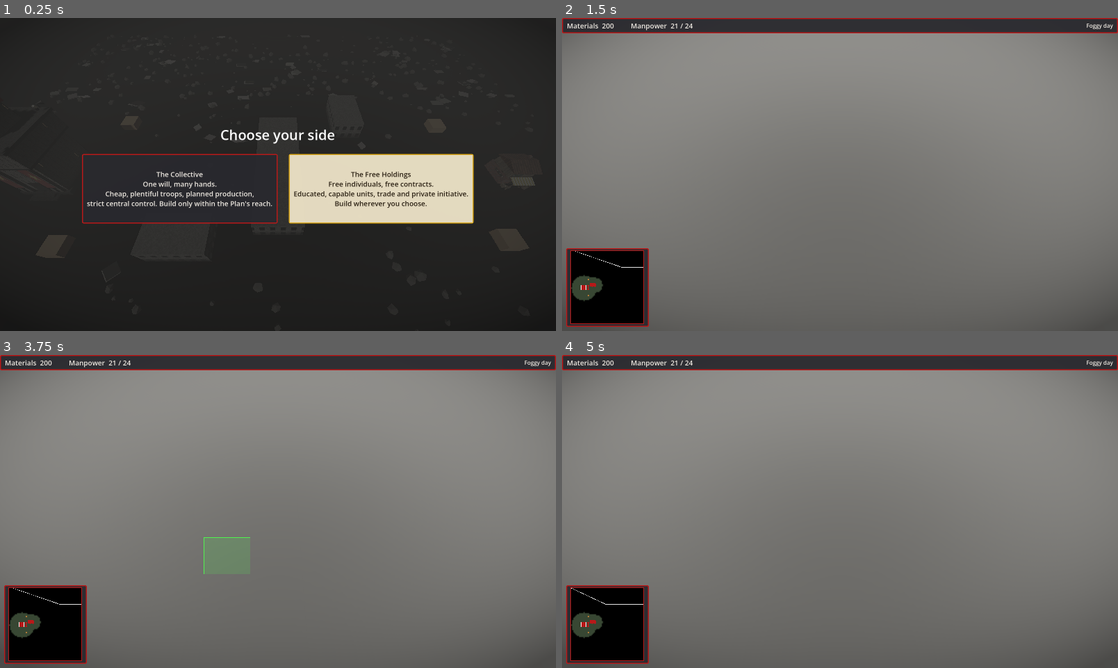
Above: before the commit, frames 1-4 (two rows, left to right).
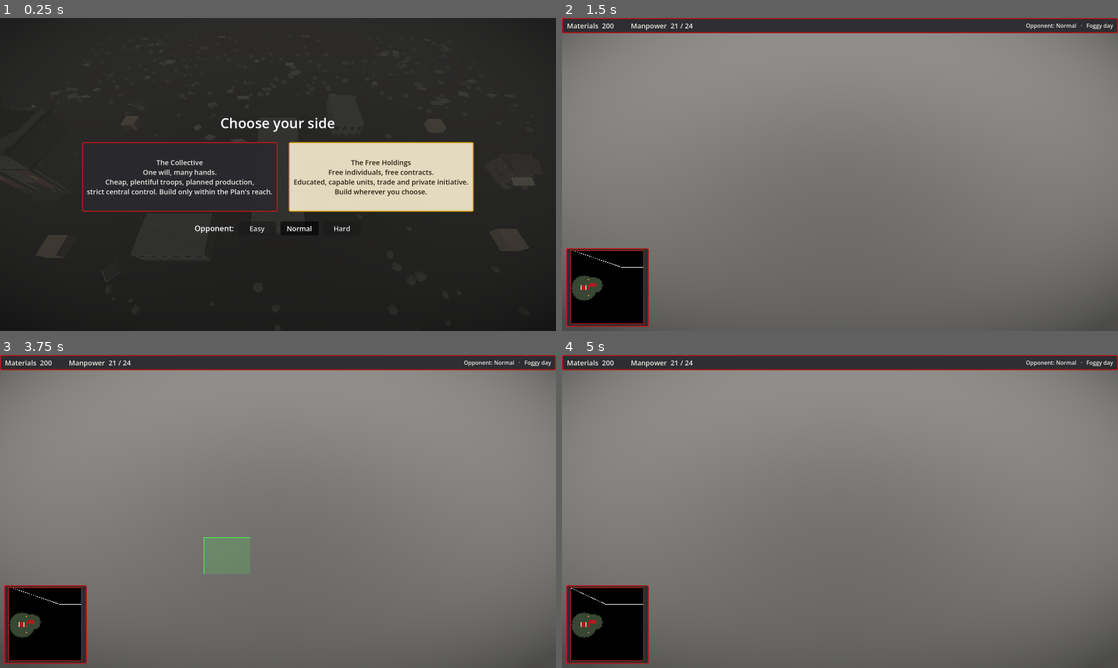
Above: after the commit, the same moments.

Repository: zhqgitc/rtsGameSpike
Game: Godot game, scene res://scenes/main.tscn
Same seed, same stepped clock (60 frames per second), same inputs: the game is played once before the commit and once after it.
Inputs (mouse positions are in pixels of both pictures, inside the frame that each line leads up to):
- Up to frame 1 (0.25 s): no input
- Up to frame 2 (1.5 s): click "The Collective One will, many…" at 0.5 s; tap Enter at 1.25 s; drag from (606, 287) to (895, 105) at 1.27 s
- Up to frame 3 (3.75 s): tap Space at 2 s; drag from (166, 527) to (250, 574) at 2.02 s; move the mouse to (333, 442) at 2.77 s; hold D 2.78-3.5 s; tap 1 at 2.85 s; tap Enter at 3.5 s; drag from (250, 574) to (111, 464) at 3.52 s
- Up to frame 4 (5 s): move the mouse to (1006, 558) at 4.27 s; hold A from 4.28 s (still down); tap 1 at 4.35 s

The runs differ from the first frame. In frame 1, 6.8% of the frame differs, in the area x 14-86%, y 31-70%; in frame 2, less than 0.1%; in frame 3, less than 0.1%; in frame 4, less than 0.1%.

Commit message:
M7c: AI attack waves, defence, personalities and difficulty
AIController now manages its army: it defends when armed player units approach its HQ, gathers units and launches attack-move waves at times and sizes from its AIPlan scaled by difficulty, keeps a home guard, retargets when a wave stalls, and recalls a failing wave if the plan says so. Collectivists send one all-in mass at the HQ and never recall; Libertarians send small raids at the player's workers with a home guard. AIDifficulty (Easy/Normal/Hard) scales first wave time, wave size, interval and income (Hard +40%). Difficulty is chosen on the start screen and shown in the top bar. Economy gains a per-faction income factor.

Co-Authored-By: Claude Sonnet 5.5 <noreply@anthropic.com>

Diff:
--- a/data/ai/collectivists_plan.tres
+++ b/data/ai/collectivists_plan.tres
@@ -19,3 +19,10 @@
 army = Array[ExtResource("2")]([ExtResource("5")])
 use_plan_batches = true
 max_queued_per_building = 2
+first_wave_time = 200.0
+wave_interval = 100.0
+wave_size = 26
+home_guard = 0
+raid_target = &"hq"
+recall_below = 0.0
+send_all = true
--- /dev/null
+++ b/data/ai/difficulty_easy.tres
@@ -0,0 +1,12 @@
+[gd_resource type="Resource" script_class="AIDifficulty" load_steps=2 format=3]
+
+[ext_resource type="Script" path="res://scripts/ai/ai_difficulty.gd" id="1"]
+
+[resource]
+script = ExtResource("1")
+id = &"easy"
+display_name = "Easy"
+first_wave_factor = 1.6
+wave_size_factor = 0.7
+interval_factor = 1.5
+income_factor = 1.0
--- /dev/null
+++ b/data/ai/difficulty_hard.tres
@@ -0,0 +1,12 @@
+[gd_resource type="Resource" script_class="AIDifficulty" load_steps=2 format=3]
+
+[ext_resource type="Script" path="res://scripts/ai/ai_difficulty.gd" id="1"]
+
+[resource]
+script = ExtResource("1")
+id = &"hard"
+display_name = "Hard"
+first_wave_factor = 0.7
+wave_size_factor = 1.3
+interval_factor = 0.75
+income_factor = 1.4
--- /dev/null
+++ b/data/ai/difficulty_normal.tres
@@ -0,0 +1,12 @@
+[gd_resource type="Resource" script_class="AIDifficulty" load_steps=2 format=3]
+
+[ext_resource type="Script" path="res://scripts/ai/ai_difficulty.gd" id="1"]
+
+[resource]
+script = ExtResource("1")
+id = &"normal"
+display_name = "Normal"
+first_wave_factor = 1.0
+wave_size_factor = 1.0
+interval_factor = 1.0
+income_factor = 1.0
--- a/data/ai/libertarians_plan.tres
+++ b/data/ai/libertarians_plan.tres
@@ -19,3 +19,10 @@
 army = Array[ExtResource("2")]([ExtResource("5"), ExtResource("6")])
 use_plan_batches = false
 max_queued_per_building = 2
+first_wave_time = 150.0
+wave_interval = 55.0
+wave_size = 6
+home_guard = 2
+raid_target = &"workers"
+recall_below = 0.4
+send_all = false
--- a/scripts/ai/ai_controller.gd
+++ b/scripts/ai/ai_controller.gd
@@ -16,8 +16,18 @@
 ## Spots near an abandoned site are not tried again within this distance.
 const BAD_SPOT_RADIUS := 5.0
 
+## Own units within this distance of the AI's HQ draw its idle army to defend.
+const DEFEND_RADIUS := 28.0
+
 var faction: StringName = &""
 var plan: AIPlan
+var difficulty: AIDifficulty
+var waves_launched: int = 0
+
+var _elapsed: float = 0.0
+var _next_wave_at: float = 0.0
+var _wave_units: Array[Unit] = []
+var _wave_launch_size: int = 0
 
 var _since_think: float = 0.0
 ## True while the AI is waiting to afford its next building, so it does not
@@ -41,11 +51,15 @@
 func _on_player_chose(player_faction: StringName) -> void:
 	faction = &"libertarians" if player_faction == &"collectivists" else &"collectivists"
 	plan = load("res://data/ai/%s_plan.tres" % faction) as AIPlan
+	difficulty = load("res://data/ai/difficulty_%s.tres" % _session.difficulty) as AIDifficulty
+	_economy.set_income_factor(faction, difficulty.income_factor)
+	_next_wave_at = plan.first_wave_time * difficulty.first_wave_factor
 
 
 func _physics_process(delta: float) -> void:
 	if plan == null or _rules.ended:
 		return
+	_elapsed += delta
 	_since_think += delta
 	if _since_think < THINK_INTERVAL:
 		return
@@ -53,11 +67,12 @@
 	_manage_workers()
 	_manage_construction()
 	_manage_production()
+	_manage_army()
 
 
 ## One line describing what the AI has, for tests and debugging.
 func status() -> String:
-	return "workers=%d army=%d buildings=%s saving=%s" % [_workers().size(), _army_count(), _building_summary(), _saving]
+	return "workers=%d army=%d waves=%d in_wave=%d buildings=%d saving=%s" % [_workers().size(), _army_count(), waves_launched, _wave_units.size(), _own_buildings().size(), _saving]
 
 
 # --- Workers ----------------------------------------------------------------
@@ -243,6 +258,133 @@
 		return ## The best available unit is not affordable yet: wait for it.
 
 
+# --- Army -------------------------------------------------------------------
+
+## Defend when threatened, otherwise gather an army and send it out in waves.
+func _manage_army() -> void:
+	var hq := _hq()
+	if hq == null:
+		return
+	_prune_wave()
+	var threat := _nearest_enemy_unit(hq.global_position, DEFEND_RADIUS)
+	if threat != null:
+		_defend(threat)
+	if not _wave_units.is_empty():
+		_continue_wave(hq)
+	elif _elapsed >= _next_wave_at:
+		_launch_wave(hq)
+
+
+func _prune_wave() -> void:
+	var alive: Array[Unit] = []
+	for unit in _wave_units:
+		if is_instance_valid(unit) and not unit.is_dead():
+			alive.append(unit)
+	_wave_units = alive
+
+
+## Idle units come out to meet whoever approaches the base.
+func _defend(threat: Unit) -> void:
+	var defenders: Array[Unit] = []
+	for unit in _army_units():
+		if unit.state == Unit.State.IDLE and not _wave_units.has(unit):
+			defenders.append(unit)
+	if not defenders.is_empty():
+		Orders.move_group(defenders, threat.global_position, true)
+
+
+func _launch_wave(hq: Building) -> void:
+	var army := _army_units()
+	# The units nearest the HQ stay behind as the home guard.
+	army.sort_custom(func(a: Unit, b: Unit) -> bool:
+		return a.global_position.distance_squared_to(hq.global_position) < b.global_position.distance_squared_to(hq.global_position))
+	var guard := mini(plan.home_guard, army.size())
+	var needed := ceili(plan.wave_size * difficulty.wave_size_factor)
+	if army.size() - guard < needed:
+		return
+	var target: Variant = _pick_target(hq)
+	if target == null:
+		return
+	_wave_units.clear()
+	var last := army.size() if plan.send_all else guard + needed
+	for i in range(guard, last):
+		_wave_units.append(army[i])
+	_wave_launch_size = _wave_units.size()
+	waves_launched += 1
+	_next_wave_at = _elapsed + plan.wave_interval * difficulty.interval_factor
+	Orders.move_group(_wave_units, target, true)
+
+
+func _continue_wave(hq: Building) -> void:
+	# A losing wave is called back if the plan says so (the Collectivists never do).
+	if plan.recall_below > 0.0 and float(_wave_units.size()) / float(_wave_launch_size) < plan.recall_below:
+		Orders.move_group(_wave_units, hq.global_position, false)
+		_wave_units.clear()
+		return
+	# When everyone has stopped (arrived, or their target is gone), pick the next target.
+	for unit in _wave_units:
+		if unit.state != Unit.State.IDLE:
+			return
+	var target: Variant = _pick_target(hq)
+	if target == null:
+		_wave_units.clear()
+	else:
+		Orders.move_group(_wave_units, target, true)
+
+
+## Where a wave goes: the player's workers (raids) or HQ, then whatever
+## buildings are left. The AI knows where the player's base is, as in classic
+## RTS games; it does not look through the fog of war.
+func _pick_target(hq: Building) -> Variant:
+	if plan.raid_target == &"workers":
+		var worker := _nearest_player_unit(hq.global_position, func(u: Unit) -> bool: return u.def.can_harvest())
+		if worker != null:
+			return worker.global_position
+	var nearest: Building = null
+	var nearest_distance := INF
+	for node in get_tree().get_nodes_in_group(Building.GROUP):
+		var building := node as Building
+		if building == null or building.def.faction == faction or building.is_dead():
+			continue
+		if building.def.is_hq:
+			return building.global_position
+		var d := building.global_position.distance_squared_to(hq.global_position)
+		if d < nearest_distance:
+			nearest_distance = d
+			nearest = building
+	return nearest.global_position if nearest != null else null
+
+
+## The closest of the player's armed units within `radius` of a point.
+func _nearest_enemy_unit(point: Vector3, radius: float) -> Unit:
+	var best: Unit = null
+	var best_distance := radius * radius
+	for node in get_tree().get_nodes_in_group(Unit.GROUP):
+		var unit := node as Unit
+		if unit == null or unit.def.faction == faction or not unit.def.can_attack():
+			continue
+		var d := unit.global_position.distance_squared_to(point)
+		if d < best_distance:
+			best_distance = d
+			best = unit
+	return best
+
+
+## The player's unit nearest to a point that passes a filter.
+func _nearest_player_unit(point: Vector3, accept: Callable) -> Unit:
+	var best: Unit = null
+	var best_distance := INF
+	for node in get_tree().get_nodes_in_group(Unit.GROUP):
+		var unit := node as Unit
+		if unit == null or unit.def.faction == faction or not accept.call(unit):
+			continue
+		var d := unit.global_position.distance_squared_to(point)
+		if d < best_distance:
+			best_distance = d
+			best = unit
+	return best
+
+
 # --- Queries ----------------------------------------------------------------
 
 func _hq() -> Building:
@@ -278,6 +420,14 @@
 	return result
 
 
+func _army_units() -> Array[Unit]:
+	var result: Array[Unit] = []
+	for unit in _own_units():
+		if unit.def.can_attack():
+			result.append(unit)
+	return result
+
+
 func _army_count() -> int:
 	var count := 0
 	for unit in _own_units():
--- /dev/null
+++ b/scripts/ai/ai_difficulty.gd
@@ -0,0 +1,15 @@
+class_name AIDifficulty
+extends Resource
+## How hard the computer opponent plays. Pure data; see data/ai/difficulty_*.tres.
+## Easy and Normal play fair. Hard cheats lightly: more income, nothing else.
+
+@export var id: StringName
+@export var display_name: String
+## Multiplies the plan's time before the first attack wave (smaller = sooner).
+@export var first_wave_factor: float = 1.0
+## Multiplies the plan's wave size (bigger = stronger waves).
+@export var wave_size_factor: float = 1.0
+## Multiplies the plan's time between waves (smaller = more often).
+@export var interval_factor: float = 1.0
+## Multiplies everything the AI gathers and earns.
+@export var income_factor: float = 1.0
--- a/scripts/ai/ai_plan.gd
+++ b/scripts/ai/ai_plan.gd
@@ -21,3 +21,22 @@
 @export var use_plan_batches: bool = false
 ## Units waiting in one building's queue before the AI stops adding more.
 @export var max_queued_per_building: int = 2
+
+@export_group("Attacks")
+## Seconds into the game before the first attack wave (before difficulty scaling).
+@export var first_wave_time: float = 200.0
+## Minimum seconds between waves.
+@export var wave_interval: float = 100.0
+## Combat units needed to launch a wave (before difficulty scaling).
+@export var wave_size: int = 20
+## True: a wave takes every available unit (the Collectivist mass). False: a
+## wave is exactly wave_size units and the rest wait for the next one (raids).
+@export var send_all: bool = true
+## Combat units that stay at home and are never sent out.
+@export var home_guard: int = 0
+## What a wave goes for: &"hq" (the player's headquarters) or &"workers" (raid
+## the player's workers and economy).
+@export var raid_target: StringName = &"hq"
+## A wave with fewer than this share of its units left is recalled. 0 = never
+## (the Collectivists fight to the last man).
+@export_range(0.0, 1.0) var recall_below: float = 0.0
--- a/scripts/sim/building.gd
+++ b/scripts/sim/building.gd
@@ -234,7 +234,7 @@
 	if economy == null:
 		return
 	for resource in def.income:
-		var acc: float = _income_accumulator.get(resource, 0.0) + def.income[resource] * delta
+		var acc: float = _income_accumulator.get(resource, 0.0) + def.income[resource] * delta * economy.income_factor(def.faction)
 		var whole := int(acc)
 		if whole > 0:
 			economy.add(def.faction, resource, whole)
--- a/scripts/sim/economy.gd
+++ b/scripts/sim/economy.gd
@@ -8,10 +8,20 @@
 const GROUP := &"economy"
 
 var _stock: Dictionary = {} ## faction -> { resource -> int }
+var _income_factors: Dictionary = {} ## faction -> multiplier on everything it earns (Hard AI cheat)
 
 
 func _ready() -> void:
 	add_to_group(GROUP)
+
+
+## Multiplier on what a faction harvests and earns (1.0 unless a difficulty says otherwise).
+func income_factor(faction: StringName) -> float:
+	return _income_factors.get(faction, 1.0)
+
+
+func set_income_factor(faction: StringName, factor: float) -> void:
+	_income_factors[faction] = factor
 
 
 func amount(faction: StringName, resource: StringName) -> int:
--- a/scripts/sim/harvest_job.gd
+++ b/scripts/sim/harvest_job.gd
@@ -86,7 +86,7 @@
 	if _flat_distance(_dropoff.global_position) <= _dropoff.reach():
 		var economy := _unit.get_tree().get_first_node_in_group(Economy.GROUP) as Economy
 		if economy != null:
-			economy.add(_unit.def.faction, _resource, carried)
+			economy.add(_unit.def.faction, _resource, roundi(carried * economy.income_factor(_unit.def.faction)))
 		carried = 0
 		_unit.job_stop()
 		phase = Phase.TO_NODE
--- a/scripts/sim/session.gd
+++ b/scripts/sim/session.gd
@@ -8,6 +8,8 @@
 const GROUP := &"session"
 
 var player_faction: StringName = &""
+## How hard the opponent plays (see data/ai/difficulty_*.tres); chosen on the start screen.
+var difficulty: StringName = &"normal"
 
 
 func _ready() -> void:
--- a/scripts/ui/hud/faction_picker.gd
+++ b/scripts/ui/hud/faction_picker.gd
@@ -15,6 +15,15 @@
 		"blurb": "Free individuals, free contracts.\nEducated, capable units, trade and private initiative.\nBuild wherever you choose.",
 	},
 ]
+
+
+const DIFFICULTIES := [
+	{"id": &"easy", "title": "Easy"},
+	{"id": &"normal", "title": "Normal"},
+	{"id": &"hard", "title": "Hard"},
+]
+
+var _difficulty: StringName = &"normal"
 
 
 func _ready() -> void:
@@ -49,6 +58,7 @@
 	column.add_child(row)
 	for choice in CHOICES:
 		row.add_child(_make_button(choice))
+	column.add_child(_make_difficulty_row())
 
 
 func _make_button(choice: Dictionary) -> Button:
@@ -72,9 +82,35 @@
 	return button
 
 
+## "Opponent: Easy / Normal / Hard". Hard gives the computer extra income.
+func _make_difficulty_row() -> HBoxContainer:
+	var row := HBoxContainer.new()
+	row.alignment = BoxContainer.ALIGNMENT_CENTER
+	row.add_theme_constant_override("separation", 12)
+	var label := Label.new()
+	label.text = "Opponent:"
+	label.add_theme_font_size_override("font_size", 22)
+	row.add_child(label)
+	var group := ButtonGroup.new()
+	for level in DIFFICULTIES:
+		var button := Button.new()
+		button.text = level["title"]
+		button.toggle_mode = true
+		button.button_group = group
+		button.button_pressed = level["id"] == _difficulty
+		button.custom_minimum_size = Vector2(110, 40)
+		button.add_theme_font_size_override("font_size", 20)
+		button.toggled.connect(func(pressed: bool) -> void:
+			if pressed:
+				_difficulty = level["id"])
+		row.add_child(button)
+	return row
+
+
 func _on_chosen(faction: StringName) -> void:
 	var session := Session.find(get_tree())
 	if session != null:
+		session.difficulty = _difficulty
 		session.choose(faction)
 	get_tree().paused = false
 	queue_free()
--- a/scripts/ui/hud/hud.gd
+++ b/scripts/ui/hud/hud.gd
@@ -183,7 +183,10 @@
 
 func _refresh_resources() -> void:
 	var atmosphere := get_node_or_null("../Atmosphere") as Atmosphere
-	_day.text = atmosphere.current.display_name if atmosphere != null and atmosphere.current != null else ""
+	var ai := get_node_or_null("../AIController") as AIController
+	var day := atmosphere.current.display_name if atmosphere != null and atmosphere.current != null else ""
+	var level := "Opponent: %s" % ai.difficulty.display_name if ai != null and ai.difficulty != null else ""
+	_day.text = "   ·   ".join([level, day].filter(func(part: String) -> bool: return not part.is_empty()))
 	_materials.text = "Materials  %d" % _economy.amount(_faction, &"materials")
 	if _faction == &"collectivists":
 		_second.text = "Manpower  %d / %d" % [_economy.pop_used(_faction), _economy.pop_cap(_faction)]
Not shown, added: scripts/ai/ai_difficulty.gd.uid
Not shown, changed: PLAN.md
